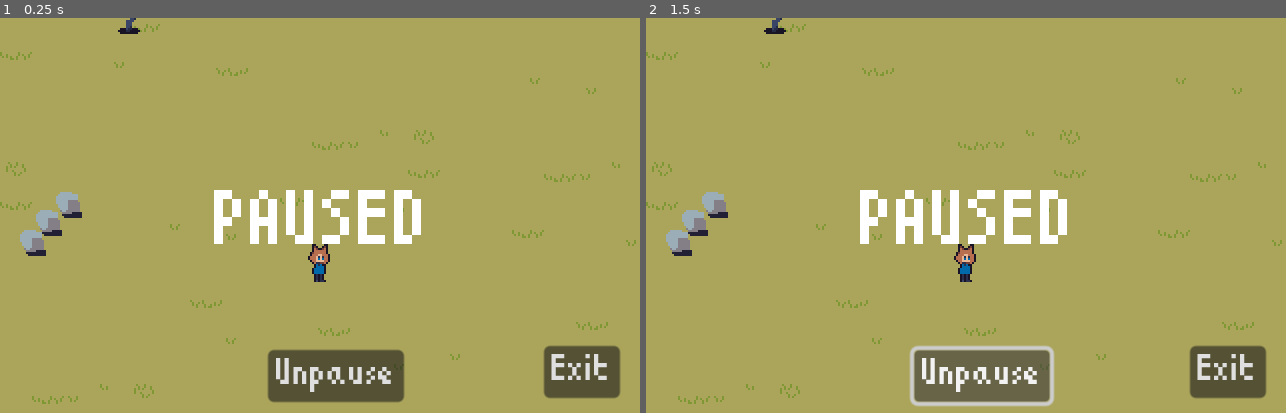
Above: before the commit, frames 1-2 (left to right).
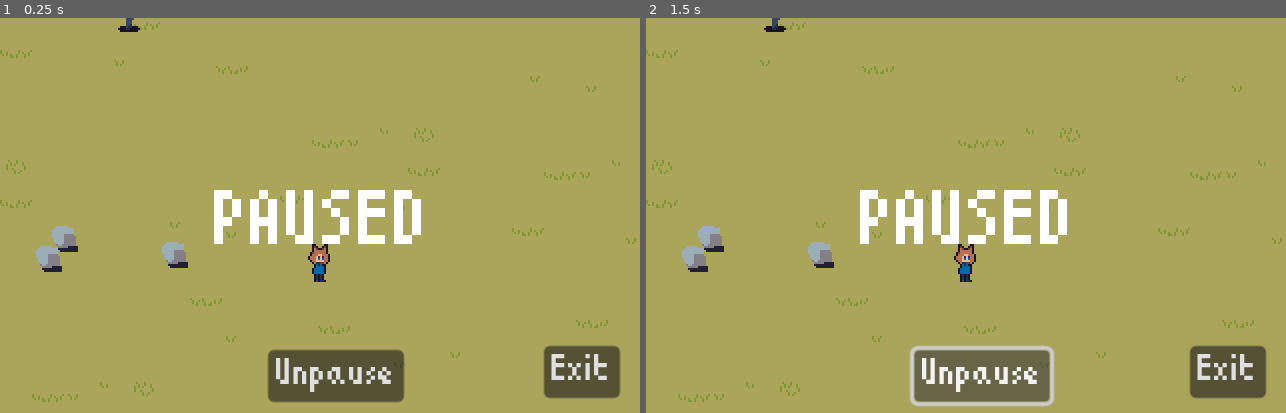
Above: after the commit, the same moments.

Repository: ColtonPhillips/its-spreading
Game: Godot game, scene res://scenes/world.tscn
Two runs of this game, one before a commit and one after it. Both use one fixed random seed, a clock stepped at 60 frames per second and the inputs below.
Inputs:
- Up to frame 1 (0.25 s): no input
- Up to frame 2 (1.5 s): tap Enter at 0.5 s; hold D (move_right) 0.53-1.25 s; click "Unpause" at 1.25 s

The runs differ from the first frame. In frame 1, 1.9% of the frame differs, in the area x 0-100%, y 0-98%; in frame 2, 1.9%.

Commit message:
maybe collisions are better

Diff:
--- a/scenes/enemy/fire_orb_enemy.tscn
+++ b/scenes/enemy/fire_orb_enemy.tscn
@@ -7,7 +7,7 @@
 radius = 5.0
 
 [sub_resource type="RectangleShape2D" id="RectangleShape2D_4j7yb"]
-size = Vector2(15, 16)
+size = Vector2(13, 10)
 
 [sub_resource type="CircleShape2D" id="CircleShape2D_ll4qu"]
 radius = 6.0
@@ -27,7 +27,7 @@
 shape = SubResource("CircleShape2D_l1kca")
 
 [node name="CollisionShape2D" parent="HurtBox" index="0"]
-position = Vector2(0.5, -8)
+position = Vector2(0, -5)
 shape = SubResource("RectangleShape2D_4j7yb")
 
 [node name="CollisionShape2D" parent="HitBox" index="0"]
--- a/scenes/enemy/wisp_enemy.tscn
+++ b/scenes/enemy/wisp_enemy.tscn
@@ -8,7 +8,7 @@
 height = 20.0
 
 [sub_resource type="RectangleShape2D" id="RectangleShape2D_c165k"]
-size = Vector2(21, 28)
+size = Vector2(12, 24)
 
 [sub_resource type="RectangleShape2D" id="RectangleShape2D_34wgp"]
 size = Vector2(7.5, 25.25)
--- a/scenes/obstacles/rock.tscn
+++ b/scenes/obstacles/rock.tscn
@@ -3,16 +3,16 @@
 [ext_resource type="Texture2D" uid="uid://uga1vtov1byt" path="res://art/water_projectile.png" id="1_i4a4k"]
 
 [sub_resource type="RectangleShape2D" id="RectangleShape2D_ny83r"]
-size = Vector2(11, 10)
+size = Vector2(9, 7)
 
 [node name="Rock" type="StaticBody2D"]
 
 [node name="CollisionShape2D" type="CollisionShape2D" parent="."]
-position = Vector2(-0.5, 1)
+position = Vector2(8.5, 11.5)
 shape = SubResource("RectangleShape2D_ny83r")
 
 [node name="Sprite2D" type="Sprite2D" parent="."]
-position = Vector2(0, -1)
+position = Vector2(8, 8)
 texture = ExtResource("1_i4a4k")
 region_enabled = true
 region_rect = Rect2(16, 0, 16, 16)
--- a/scenes/player/player.tscn
+++ b/scenes/player/player.tscn
@@ -61,11 +61,11 @@
 
 [sub_resource type="CapsuleShape2D" id="CapsuleShape2D_cfm71"]
 radius = 2.0
-height = 16.0
+height = 12.0
 
 [sub_resource type="CapsuleShape2D" id="CapsuleShape2D_cstoa"]
 radius = 3.0
-height = 18.0
+height = 16.0
 
 [node name="Player" type="CharacterBody2D" groups=["player"]]
 y_sort_enabled = true
@@ -75,34 +75,36 @@
 script = ExtResource("1_2stqb")
 
 [node name="AnimatedSprite2D" type="AnimatedSprite2D" parent="."]
-position = Vector2(0, -15)
+position = Vector2(0, -14)
 sprite_frames = SubResource("SpriteFrames_4goky")
 animation = &"walk"
 autoplay = "idle"
 frame_progress = 0.229243
 
 [node name="Camera2D" type="Camera2D" parent="."]
-position = Vector2(0, -32)
+position = Vector2(0, -31)
 
 [node name="CollisionShape2D" type="CollisionShape2D" parent="."]
-position = Vector2(0, -8)
+position = Vector2(0, -5)
 shape = SubResource("CapsuleShape2D_cfm71")
 
 [node name="HurtBox" parent="." instance=ExtResource("3_b0mcm")]
+position = Vector2(0, 1)
 collision_layer = 2
 collision_mask = 2
 
 [node name="CollisionShape2D" parent="HurtBox" index="0"]
-position = Vector2(0, -8)
+position = Vector2(0, -7)
 shape = SubResource("CapsuleShape2D_cstoa")
 
 [node name="SpawnerComponent" type="Node2D" parent="."]
+position = Vector2(0, 1)
 script = ExtResource("3_8jtw5")
 scene = ExtResource("4_r3uhc")
 
 [node name="Slots" type="Node2D" parent="."]
 y_sort_enabled = true
-position = Vector2(0, -8)
+position = Vector2(0, -7)
 
 [node name="RightSlot" type="Node2D" parent="Slots"]
 y_sort_enabled = true
--- a/scenes/projectiles/projectile.tscn
+++ b/scenes/projectiles/projectile.tscn
@@ -12,8 +12,6 @@
 
 [node name="HitBox" parent="." instance=ExtResource("2_bty2l")]
 collision_layer = 4
-monitoring = false
-monitorable = false
 
 [node name="SelfRemovalTimer" type="Timer" parent="."]
 wait_time = 2.0
--- a/scenes/projectiles/water_orb_projectile.tscn
+++ b/scenes/projectiles/water_orb_projectile.tscn
@@ -4,7 +4,7 @@
 [ext_resource type="Texture2D" uid="uid://uga1vtov1byt" path="res://art/water_projectile.png" id="2_8f5dk"]
 
 [sub_resource type="RectangleShape2D" id="RectangleShape2D_fnlgn"]
-size = Vector2(7, 6)
+size = Vector2(3, 3)
 
 [node name="WaterOrbProjectile" instance=ExtResource("1_adr4g")]
 speed = 60.0
@@ -19,7 +19,7 @@
 damage = 50
 
 [node name="CollisionShape2D" parent="HitBox" index="0"]
-position = Vector2(-0.5, 0)
+position = Vector2(-0.5, 0.5)
 shape = SubResource("RectangleShape2D_fnlgn")
 
 [editable path="HitBox"]
--- a/scenes/world.tscn
+++ b/scenes/world.tscn
@@ -35,7 +35,7 @@
 position = Vector2(-135, -33)
 
 [node name="Rock3" parent="YSortableSceneGraph" instance=ExtResource("6_kl1yl")]
-position = Vector2(-125, -42)
+position = Vector2(-80, -25)
 
 [node name="Menu" type="CanvasLayer" parent="."]
 process_mode = 3
